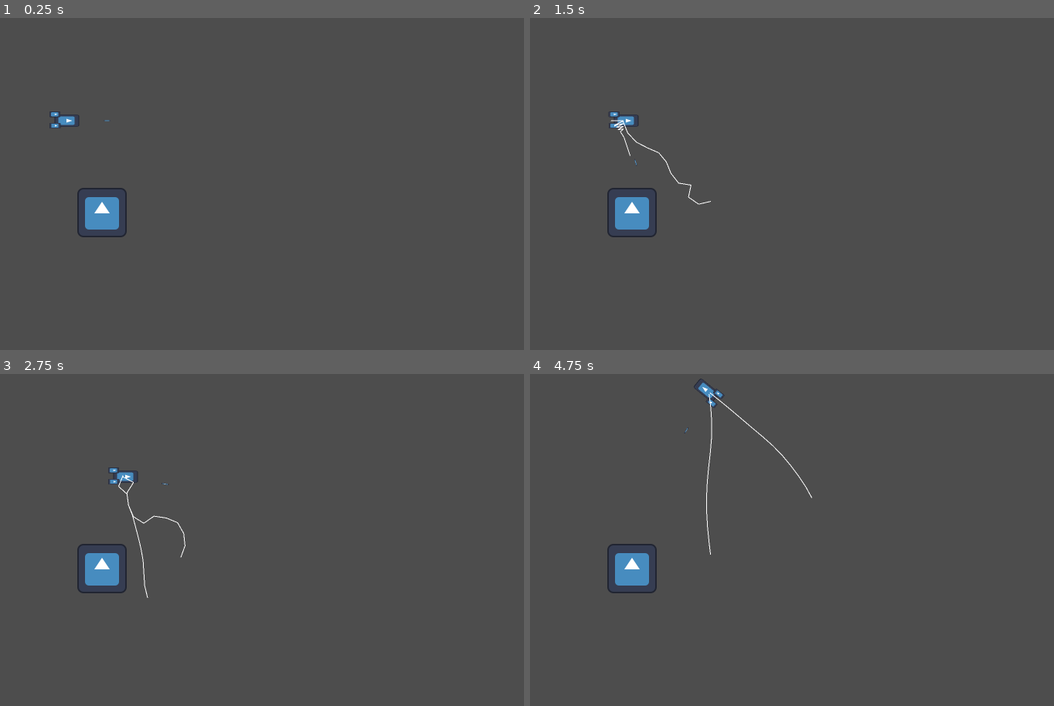
Above: before the commit, frames 1-4 (two rows, left to right).
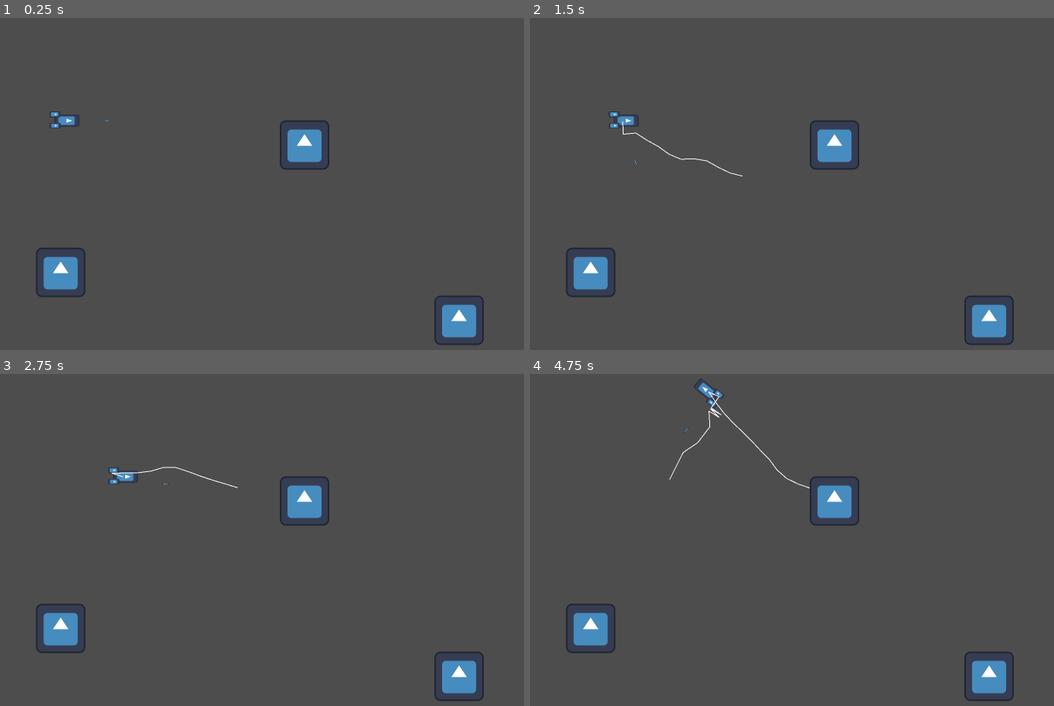
Above: after the commit, the same moments.

Repository: Bromeon/LudumDare54
Game: Godot game, scene res://Playground/ShipTetherPlayground.tscn
Two runs of this game, one before a commit and one after it. Both use one fixed random seed, a clock stepped at 60 frames per second and the inputs below. This scene is started directly instead of the project's main scene. The engine's default icon, where the game draws it, is replaced by a stand-in: a white triangle on a blue panel in a dark square.
Inputs (mouse positions are in pixels of both pictures, inside the frame that each line leads up to):
- Up to frame 1 (0.25 s): no input
- Up to frame 2 (1.5 s): tap Enter at 0.5 s; move the mouse to (938, 240) at 0.52 s; hold D (Right) 0.53-1.28 s; tap Space (ShootTether) at 0.6, 1.35 s; move the mouse to (676, 290) at 1.27 s; hold Ctrl (Brake) from 1.28 s (still down)
- Up to frame 3 (2.75 s): move the mouse to (330, 513) at 2.02 s; release Ctrl (Brake) at 2.03 s; hold D (Right) from 2.03 s (still down); tap Space (ShootTether) at 2.1 s
- Up to frame 4 (4.75 s): move the mouse to (outside the picture) at 2.77 s; release D (Right) at 2.78 s; hold W (Up) 2.78-3.53 s; tap Space (ShootTether) at 2.85, 3.6, 4.35 s; move the mouse to (985, 696) at 3.52 s; hold A (Left) from 3.53 s (still down); move the mouse to (613, 546) at 4.27 s

The runs differ from the first frame. In frame 1, 3.2% of the frame differs, in the area x 6-93%, y 30-99%; in frame 2, 3.5%; in frame 3, 3.5%; in frame 4, 3.7%, in the area x 6-93%, y 5-99%.

Commit message:
Grappling hooks in space

Diff:
--- a/Playground/ShipTetherPlayground.gd
+++ b/Playground/ShipTetherPlayground.gd
@@ -2,7 +2,10 @@
 
 # Called when the node enters the scene tree for the first time.
 func _ready():
-	$PlayerShip.attach_to($Anchor, Vector2.ZERO)
+	$PlayerShip.attach_to({
+		node = $Anchor,
+		offset = Vector2.ZERO
+	})
 
 # Called every frame. 'delta' is the elapsed time since the previous frame.
 func _process(delta):
--- a/Playground/ShipTetherPlayground.tscn
+++ b/Playground/ShipTetherPlayground.tscn
@@ -1,8 +1,11 @@
-[gd_scene load_steps=4 format=3 uid="uid://bxj2xvpt4mcrt"]
+[gd_scene load_steps=5 format=3 uid="uid://bxj2xvpt4mcrt"]
 
 [ext_resource type="PackedScene" uid="uid://d1fv40ekxbg68" path="res://Scenes/PlayerShip/PlayerShip.tscn" id="1_lth6u"]
 [ext_resource type="Script" path="res://Playground/ShipTetherPlayground.gd" id="1_x2kn0"]
 [ext_resource type="Texture2D" uid="uid://bj1vd0ditgkx5" path="res://Assets/Textures/icon.svg" id="2_8unn6"]
+
+[sub_resource type="RectangleShape2D" id="RectangleShape2D_xvkhl"]
+size = Vector2(128, 128)
 
 [node name="Node2D" type="Node2D"]
 script = ExtResource("1_x2kn0")
@@ -10,9 +13,41 @@
 [node name="PlayerShip" parent="." instance=ExtResource("1_lth6u")]
 position = Vector2(263, 266)
 
-[node name="Anchor" type="Node2D" parent="."]
-position = Vector2(568, 475)
+[node name="Anchor" type="StaticBody2D" parent="."]
+position = Vector2(257, 659)
+collision_layer = 3
+collision_mask = 0
 
 [node name="Icon" type="Sprite2D" parent="Anchor"]
-position = Vector2(-204, 29)
 texture = ExtResource("2_8unn6")
+metadata/_edit_lock_ = true
+
+[node name="CollisionShape2D" type="CollisionShape2D" parent="Anchor"]
+shape = SubResource("RectangleShape2D_xvkhl")
+metadata/_edit_lock_ = true
+
+[node name="Anchor2" type="StaticBody2D" parent="."]
+position = Vector2(888, 329)
+collision_layer = 3
+collision_mask = 0
+
+[node name="Icon" type="Sprite2D" parent="Anchor2"]
+texture = ExtResource("2_8unn6")
+metadata/_edit_lock_ = true
+
+[node name="CollisionShape2D" type="CollisionShape2D" parent="Anchor2"]
+shape = SubResource("RectangleShape2D_xvkhl")
+metadata/_edit_lock_ = true
+
+[node name="Anchor3" type="StaticBody2D" parent="."]
+position = Vector2(1288, 783)
+collision_layer = 3
+collision_mask = 0
+
+[node name="Icon" type="Sprite2D" parent="Anchor3"]
+texture = ExtResource("2_8unn6")
+metadata/_edit_lock_ = true
+
+[node name="CollisionShape2D" type="CollisionShape2D" parent="Anchor3"]
+shape = SubResource("RectangleShape2D_xvkhl")
+metadata/_edit_lock_ = true
--- a/Scenes/PlayerShip/PlayerShip.gd
+++ b/Scenes/PlayerShip/PlayerShip.gd
@@ -5,6 +5,7 @@
 @export var THRUSTER_FORCE = 200
 @export var ROTATION_SPEED = 1.0
 @export var BRAKE_FACTOR = 0.05
+@export var TETHER_SHOOT_COOLDOWN = 3.0
 
 @export var MAX_TETHER_LENGTH = 500.0
 
@@ -13,9 +14,11 @@
 # another object.
 var tethers = []
 
+var tether_shoot_cooldown_timer = 0.0
+
 var move_dir = Vector2(0, 0)
 var rotation_angle = 0.0
-var attached_to = null
+var current_attachment = null
 var aim_dir = Vector2(1, 0)
 
 # Time since last time the controller or mouse were used to aim. This is used in
@@ -24,22 +27,27 @@
 var last_mouse_aim = 0
 
 # Attaches this ship to a node, so that it moves with it.
-func attach_to(node: Node2D, local_offset: Vector2):
-	attached_to = {
-		node = node,
-		local_offset = local_offset
-	}
-
-func attachment_point():
-	if attached_to == null:
-		return null
-	else:
-		return attached_to.node.global_position + attached_to.local_offset
+func attach_to(attachment_):
+	current_attachment = attachment_
 
 func _ready():
 	$AimPivot.top_level = true
 
+func current_attachment_position():
+	if current_attachment != null:
+		return current_attachment.node.global_position + current_attachment.offset
+	else:
+		return null
+
+func cleanup_dead_tethers():
+	var cleaned = []
+	for tether in tethers:
+		if is_instance_valid(tether):
+			cleaned.append(tether)
+	tethers = cleaned
+
 func _physics_process(delta):
+
 	move_dir = Input.get_vector("Left", "Right", "Up", "Down")
 	apply_force(move_dir * THRUSTER_FORCE)
 
@@ -54,22 +62,23 @@
 	$AimPivot.position = self.position
 
 	# Global distance constraint for the tether
-	var attch = attachment_point()
-	if attch != null:
-		var distance_vector = self.global_position - attch
+	if current_attachment != null:
+		var distance_vector = self.global_position - current_attachment_position()
 		if distance_vector.length() > MAX_TETHER_LENGTH:
 			var new_distance_vector = distance_vector.normalized() * MAX_TETHER_LENGTH
-			self.global_position = attch + new_distance_vector
+			self.global_position = current_attachment_position() + new_distance_vector
+			var radial_velocity = self.linear_velocity.dot(new_distance_vector.normalized()) * new_distance_vector.normalized()
+			self.linear_velocity -= radial_velocity
 
 	# Update the tethers
-	if tethers.size() > 0:
-		tethers[0].update_physics(delta, attch)
-	if tethers.size() > 1:
-		# The attached tether is always the first one.
-		tethers[1].update_physics(delta, null)
+	cleanup_dead_tethers()
+	for tether in tethers:
+		tether.update_physics(delta)
 
 	# Handle aim and shooting tether
 	do_aim()
+	if tether_shoot_cooldown_timer > 0:
+		tether_shoot_cooldown_timer -= delta
 	if Input.is_action_just_pressed("ShootTether"):
 		shoot_tether()
 
@@ -85,11 +94,22 @@
 	$AimPivot.rotation = Vector2.RIGHT.angle_to(aim_dir)
 
 func shoot_tether():
-	if len(tethers) < 2:
-		var tether = Tether.instantiate()
-		add_child(tether)
-		tether.init(aim_dir)
-		tethers.append(tether)
+	if tether_shoot_cooldown_timer > 0:
+		return
+
+	tether_shoot_cooldown_timer = TETHER_SHOOT_COOLDOWN
+
+	var tether = Tether.instantiate()
+	add_child(tether)
+	tether.init(aim_dir)
+	tethers.append(tether)
+	tether.connect("attached_to", _on_tether_attached)
+
+func _on_tether_attached(attached_tether, attch):
+	for t in tethers:
+		if t != attached_tether:
+			t.detach()
+	self.attach_to(attch)
 
 func _input(event):
 	if event is InputEventMouseMotion:
--- a/Scenes/PlayerShip/Tether.gd
+++ b/Scenes/PlayerShip/Tether.gd
@@ -1,4 +1,8 @@
 extends Node2D
+
+const ATTACHABLE_PHYSICS_LAYER = 0x2
+
+signal attached_to(this, target)
 
 @export var TETHER_SEGMENTS = 12
 @export var SEGMENT_LENGTH = 32.0
@@ -11,6 +15,19 @@
 
 var shoot_dir = Vector2.ZERO
 var elapsed = 0.0
+var has_been_detached : bool = false
+var time_since_detached : float = 0.0
+
+var current_attachment = null
+
+func detach():
+	has_been_detached = true
+
+func current_attachment_position():
+	if current_attachment != null:
+		return current_attachment.node.global_position + current_attachment.offset
+	else:
+		return null
 
 func init(sh_dir):
 	self.shoot_dir = sh_dir
@@ -24,20 +41,19 @@
 		})
 
 # Called from PlayerShip
-func update_physics(delta, attached_to):
+func update_physics(delta):
 	elapsed += delta
 
 	# The first point is always attached to this node
 	points[0].position = get_global_position()
 
-	if attached_to != null:
-		# When attached to a target, we fix the last point to the target.
-		points[TETHER_SEGMENTS-1].position = attached_to
+	# Set the position of the last point, depending on the state
+	if has_been_detached:
+		time_since_detached += delta
+	elif current_attachment != null:
+		points[TETHER_SEGMENTS-1].position = current_attachment_position()
 	else:
-		# When not attached, we assume this tether has been shot and move
-		# it towards the shoot direction
 		points[TETHER_SEGMENTS-1].position += shoot_dir * SHOOT_FORCE * delta
-
 
 	# Update point positions.
 	for point in points:
@@ -47,12 +63,27 @@
 		point.prev_position = temp
 
 	# Satisfy constraints.
+
+	# NOTE: Apply damping at first to simulate the tether being shot.
 	var damping = clamp(elapsed * 0.85, 0.0, 1.0)
+
+	# NOTE: Once the tether has been detached, we shrink the segment length to
+	# simulate recoil
+	var segment_length
+	if time_since_detached > 0:
+		segment_length = clamp(
+			SEGMENT_LENGTH - time_since_detached * 5,
+			0,
+			SEGMENT_LENGTH
+		)
+	else:
+		segment_length = SEGMENT_LENGTH
+
 	for i in range(TETHER_SEGMENTS-1):
 		var delta_v = points[i+1].position - points[i].position
 		var delta_length = delta_v.length()
 		if delta_length > 0.05:
-			var difference = (delta_length - SEGMENT_LENGTH) / delta_length
+			var difference = (delta_length - segment_length) / delta_length
 			var offset = delta_v * 0.5 * difference
 
 			# Apply damping when the rope is first shot.
@@ -61,8 +92,30 @@
 			points[i].position += offset
 			points[i+1].position -= offset
 
+	# Check if we hit an attachable point.
+	if current_attachment == null:
+		var check_pos = points[TETHER_SEGMENTS-1].position
+		var dss = get_world_2d().direct_space_state
+		var params = PhysicsPointQueryParameters2D.new()
+		params.collide_with_bodies = true
+		params.collision_mask = ATTACHABLE_PHYSICS_LAYER
+		params.position = check_pos
+
+		var results = dss.intersect_point(params, 1)
+		for result in results:
+			current_attachment = {
+				node = result.collider,
+				offset = check_pos - result.collider.global_position,
+			}
+			emit_signal("attached_to", self, current_attachment)
+
 	# Redraw the rope.
 	queue_redraw()
+
+	if time_since_detached > 3.0:
+		queue_free()
+	if elapsed > 5 and current_attachment == null:
+		queue_free()
 
 func _draw():
 	var gtr_inv = self.global_transform.inverse()
